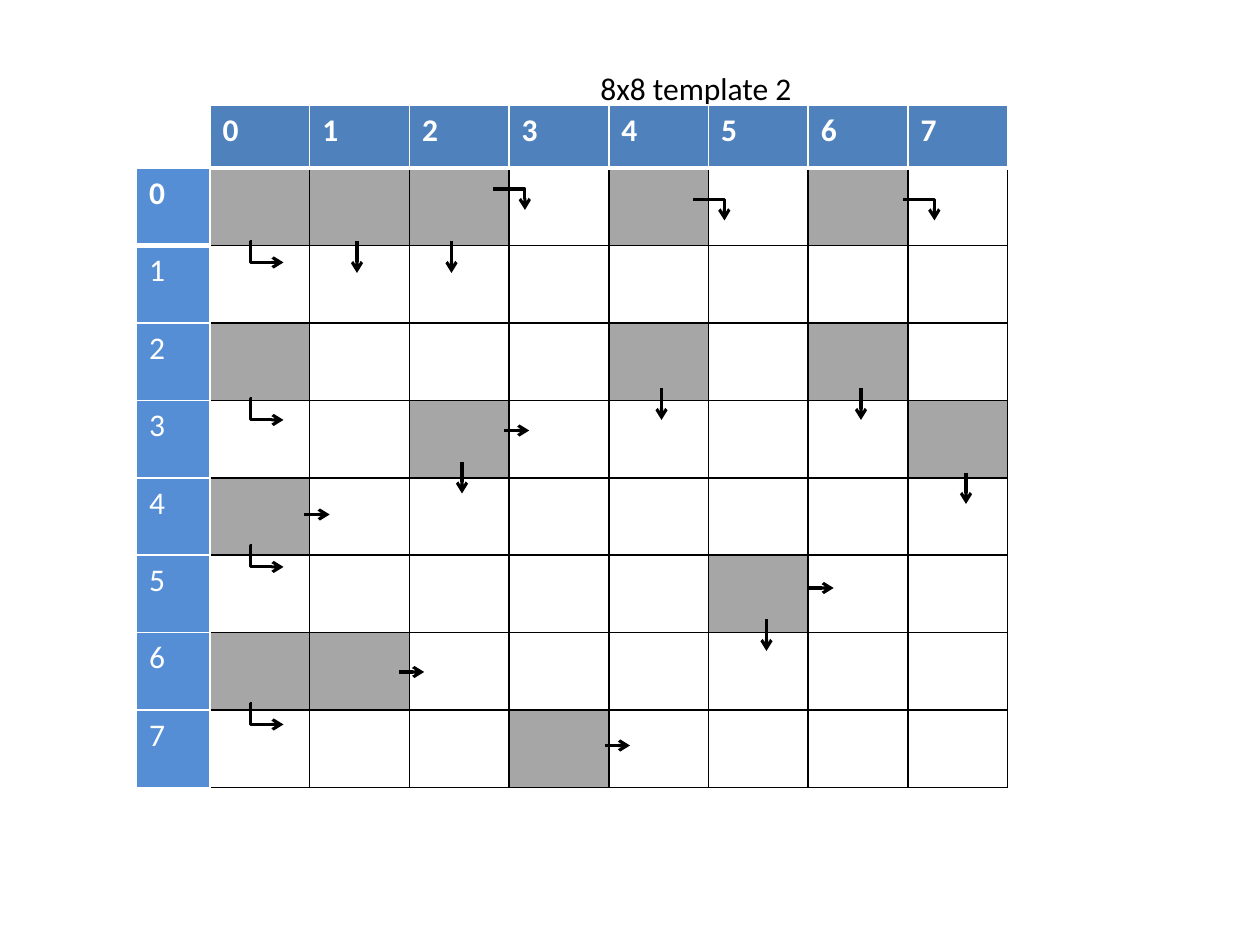
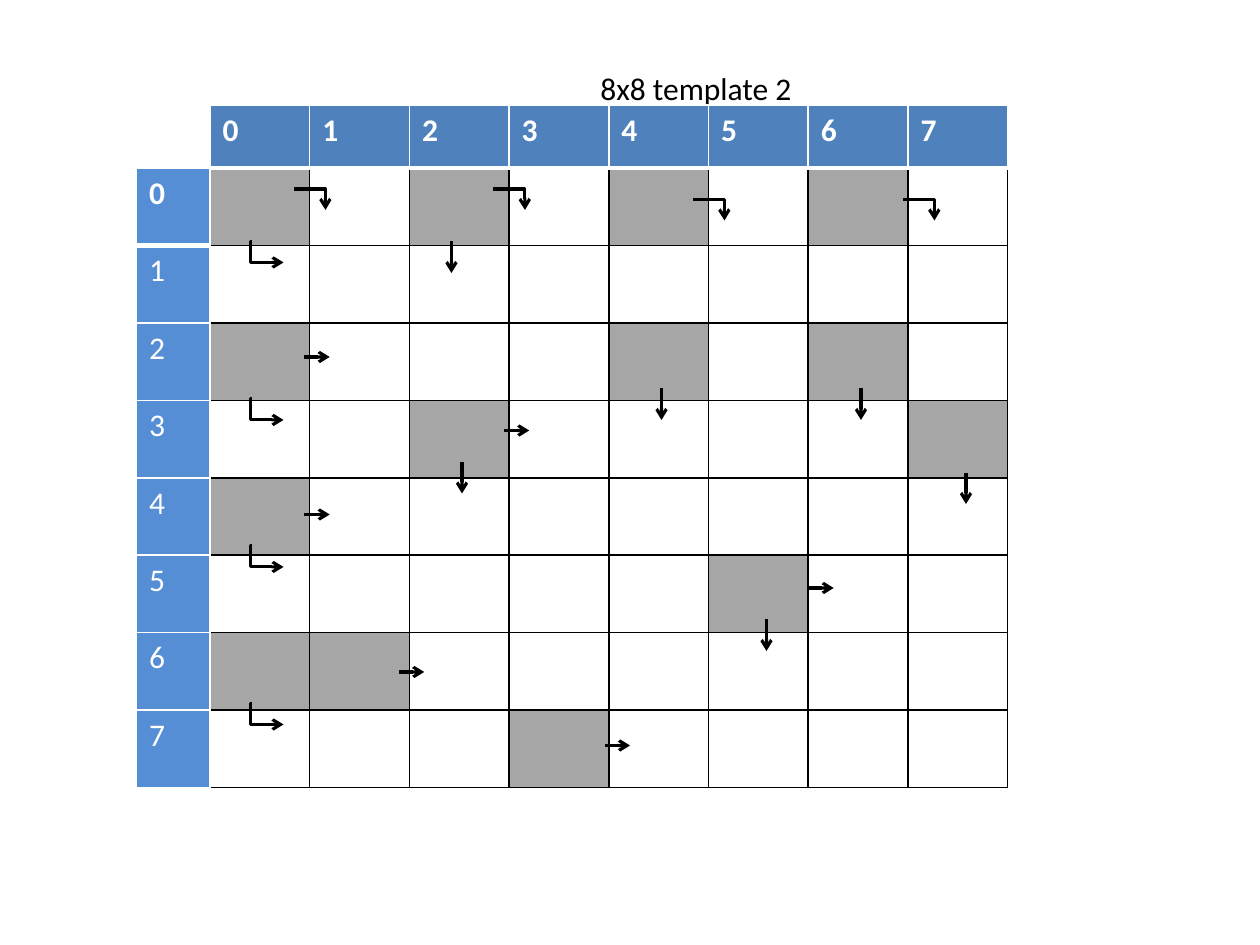
Before and after one commit to rommg/PuzzleCreator, a slide deck: slide 2 of templates/templates.pptx. Drawn at 1260x945 pixels with LibreOffice and Linux fonts; fonts in the diff are those of the drawing. Boxes give left, top, right and bottom in pixels: in the first picture for what was removed or moved away, otherwise in the second. Text is boxed around its words. In the diff, an @@ line names an element or a change of style, - is before the commit and + after.

Commit message:
templates for easy and medium

```diff
--- a/templates/templates.pptx
+++ b/templates/templates.pptx
@@ table at (x1=210, y1=168, x2=1007, y2=788) @@
@@ fill #A6A6A6 to #FFFFFF in row 1, column 2 @@
@@ elbow arrow added from (294, 189) to (325, 210), #000000 1.75 pt @@
@@ arrow removed from (357, 242) to (357, 273) @@
@@ arrow added from (305, 357) to (330, 357), #000000 1.75 pt @@
```
